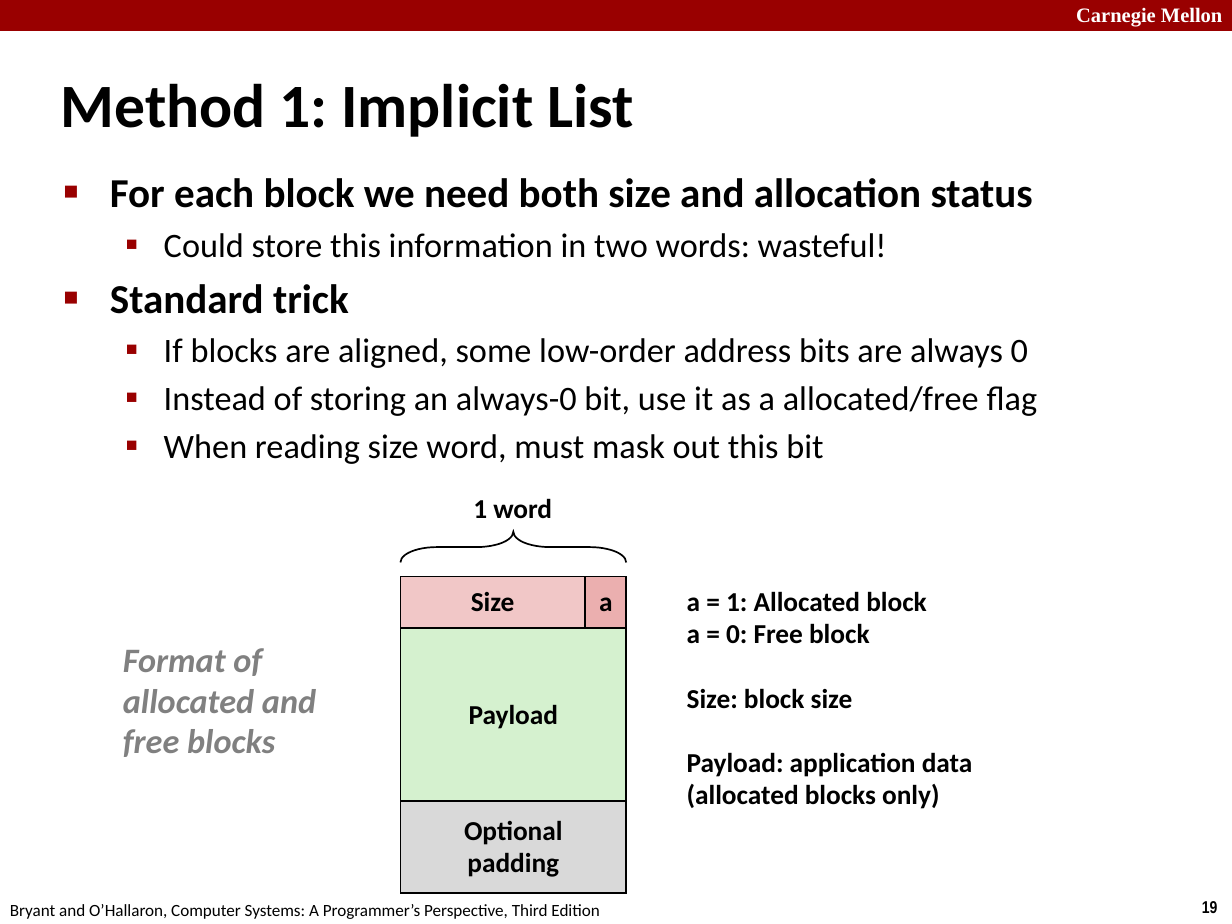
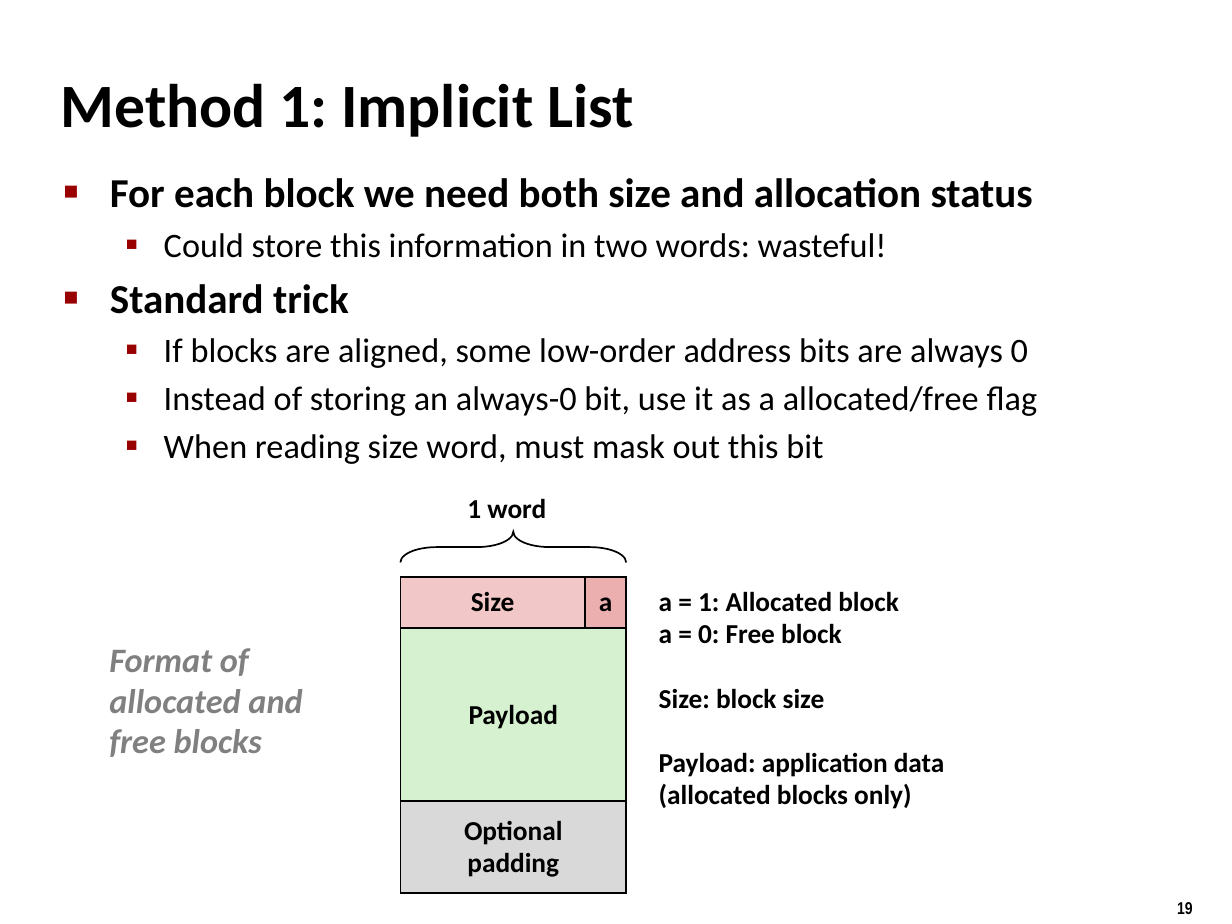
Before and after one commit to tntech-ngin/F24-CSC2770, a slide deck: slide 19 of docs/lectures_source/lectures/originals/19-malloc-basic.pptx. Drawn at 1232x924 pixels with LibreOffice and Linux fonts; fonts in the diff are those of the drawing. Boxes give left, top, right and bottom in pixels: in the first picture for what was removed or moved away, otherwise in the second. Text is boxed around its words. In the diff, an @@ line names an element or a change of style, - is before the commit and + after.

```diff
--- a/docs/lectures_source/lectures/originals/19-malloc-basic.pptx
+++ b/docs/lectures_source/lectures/originals/19-malloc-basic.pptx
@@ rectangle removed at (0,0,1232,31) @@
@@ text removed at (1076,7,1222,27) @@
-Carnegie Mellon
@@ text "1 word": place and size @@
-text "1 word" at (473,498,552,519)
+text "1 word" at (467,498,546,519)
@@ text "a = 1: Allocated block": place and size @@
-text "a = 1: Allocated block" at (687,591,973,809)
+text "a = 1: Allocated block" at (659,591,945,809)
@@ text "Format of": place and size @@
-text "Format of" at (123,648,316,757)
+text "Format of" at (109,648,302,757)
@@ page number: place and size @@
-page number at (1202,901,1218,913)
+page number at (1177,902,1193,914)
@@ text removed at (10,904,599,919) @@
-Bryant and O’Hallaron, Computer Systems: A Programmer’s Perspective, Third Edition
```
Also in this commit, not shown: 32 other slides changed, 43 other files.
